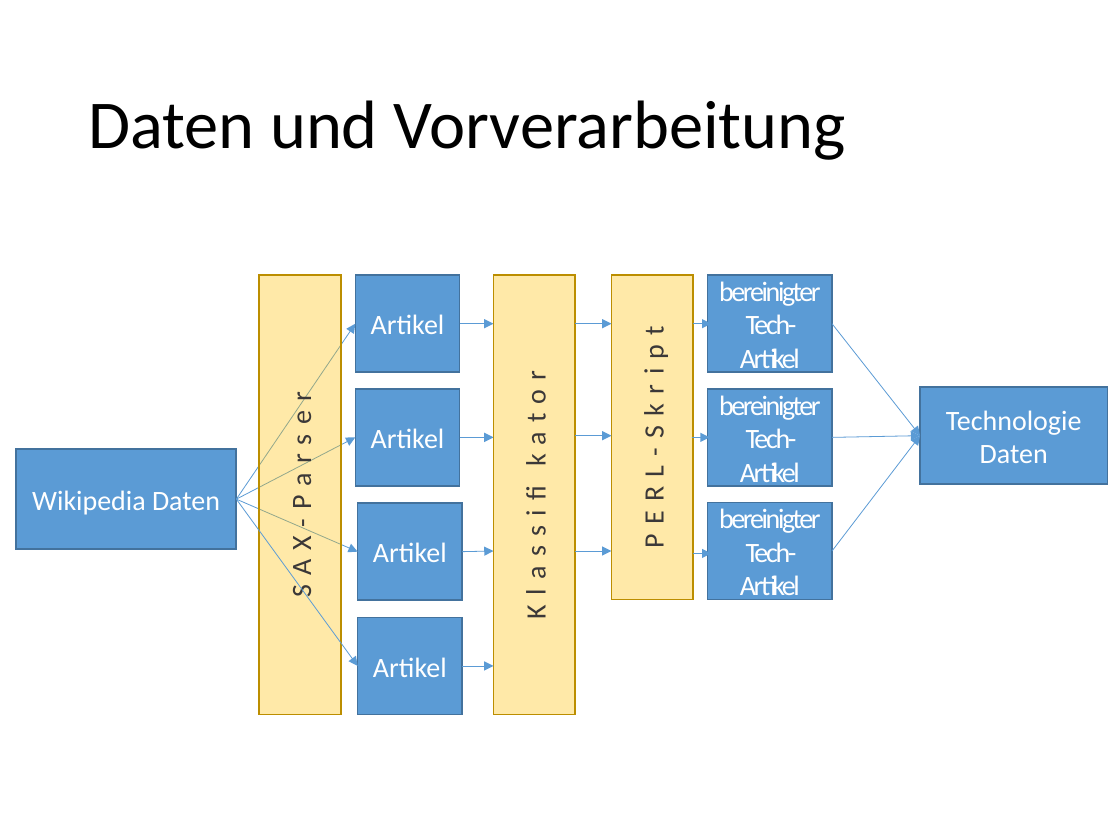
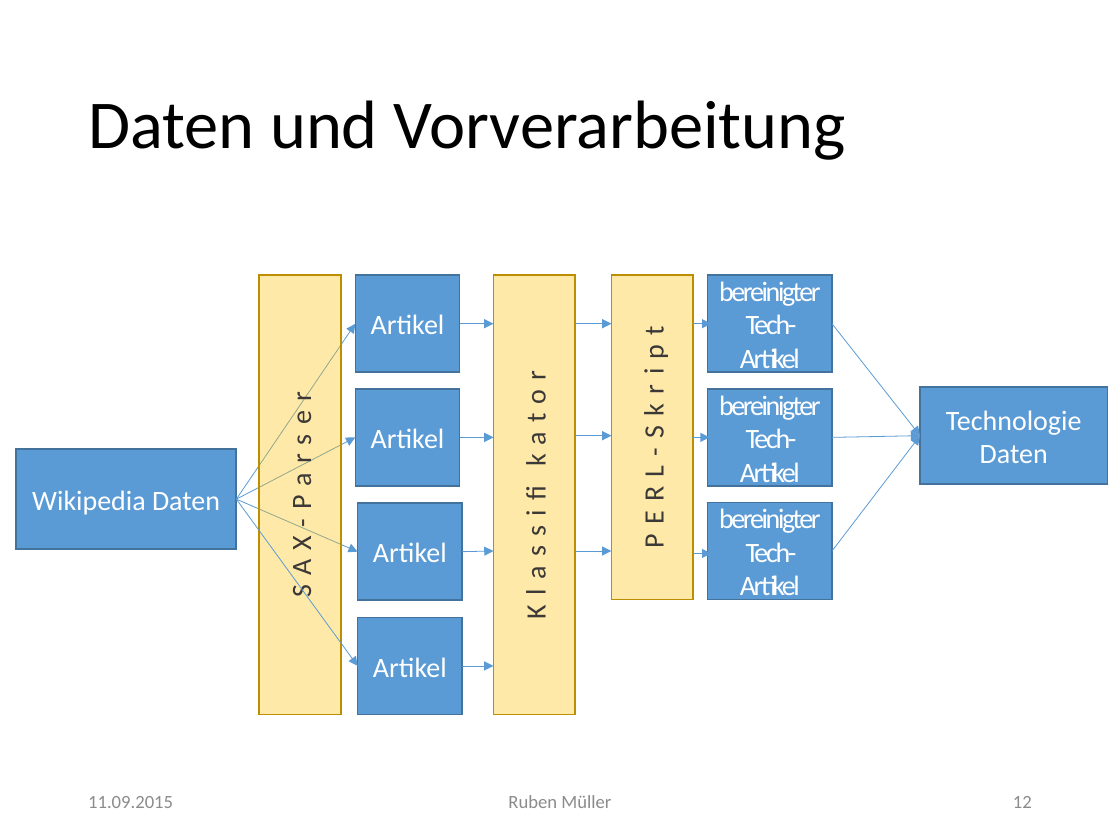
Before and after one commit to imbabaer/SemanticRelations, a slide deck: slide 12 of Präsentation/Semantische Beziehungen.pptx (slide 6 before the commit). Drawn at 1120x840 pixels with LibreOffice and Linux fonts; fonts in the diff are those of the drawing. Boxes give left, top, right and bottom in pixels: in the first picture for what was removed or moved away, otherwise in the second. Text is boxed around its words. In the diff, an @@ line names an element or a change of style, - is before the commit and + after.

```diff
--- a/Präsentation/Semantische Beziehungen.pptx
+++ b/Präsentation/Semantische Beziehungen.pptx
@@ text added at (88,796,173,808), 12 pt, text #8C8C8C @@
+11.09.2015
@@ text added at (508,795,611,808), 12 pt, text #8C8C8C @@
+Ruben Müller
@@ page number added at (1013,796,1032,808), 12 pt, text #8C8C8C @@
+12
```
Also in this commit, not shown: 7 other slides changed, 17 slides added, 3 slides removed, 6 other files.
